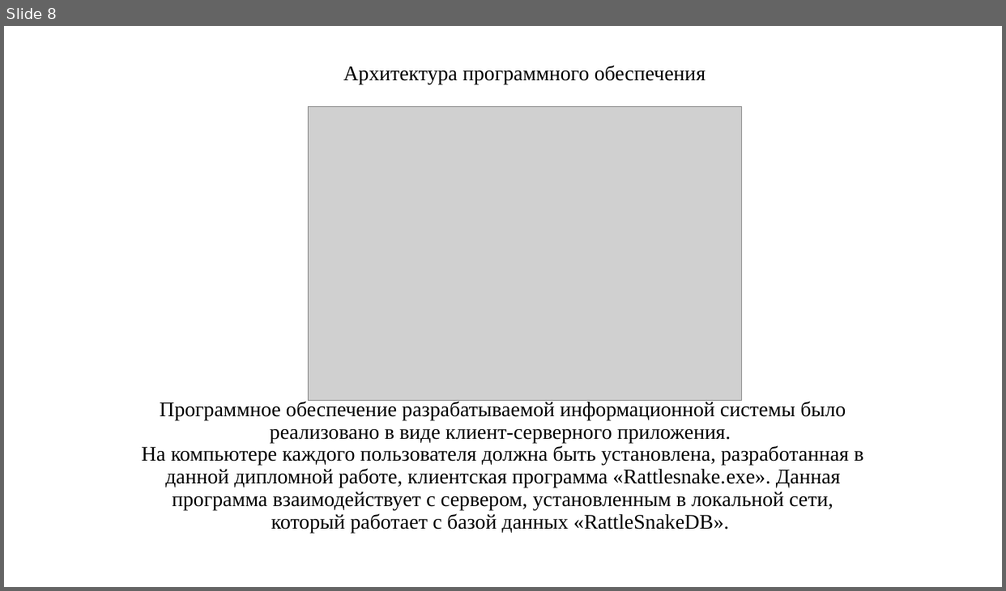
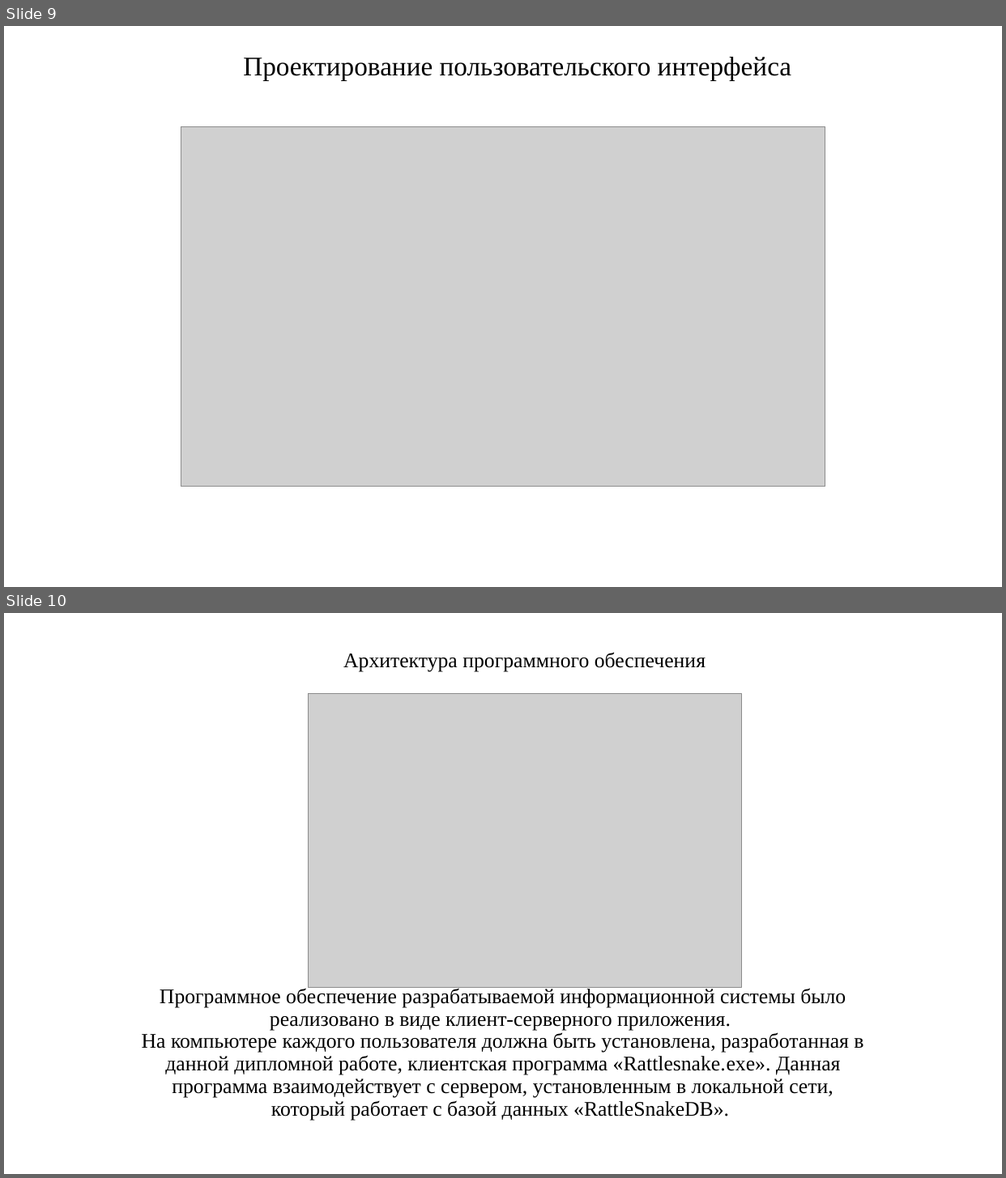
Before and after one commit to notcrimson/diploma, a slide deck: Презентация для защиты.pptx. Shown one above the other, each under a label of ours: slide 8 before the commit, slides 9 and 10 after it. The pictures are 1006x591 and 1006x1178 pixels, drawn with LibreOffice and Linux fonts; fonts in the diff are those of the drawing; grey boxes stand for pictures. Boxes give left, top, right and bottom in pixels: in the first picture for what was removed or moved away, otherwise in the second. Text is boxed around its words. In the diff, an @@ line names an element or a change of style, - is before the commit and + after.

```diff
--- a/Презентация для защиты.pptx
+++ b/Презентация для защиты.pptx
@@ slide 9 added at [4, 26, 1002, 587], background #FFFFFF @@
@@ subtitle added at [243, 57, 791, 81], 25.9 pt, text #000000 @@
+Проектирование пользовательского интерфейса
@@ picture added at [181, 127, 825, 487] @@
@@ what was slide 8 is now slide 10 @@
```
Also in this commit, not shown: 5 other slides added, 1 slide removed, 18 other files.
